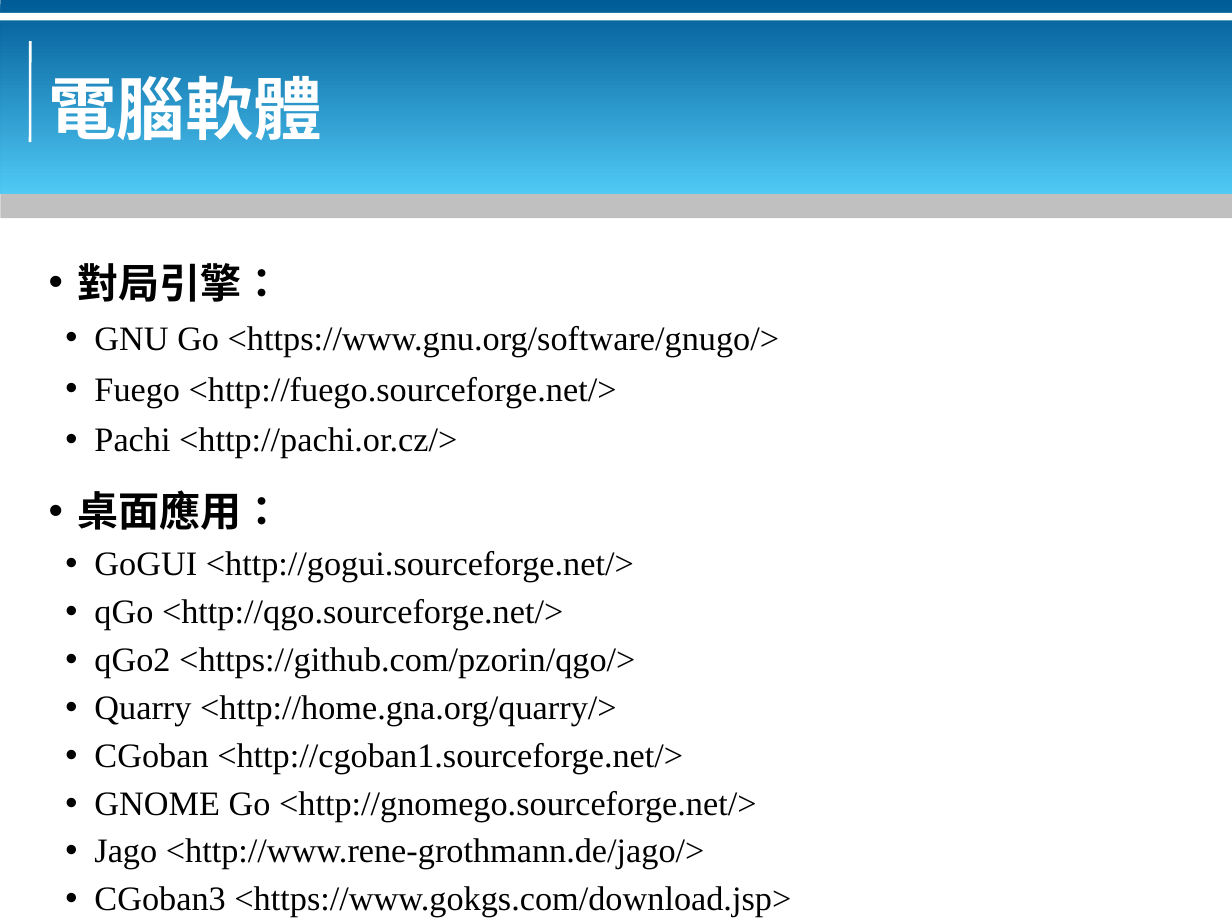
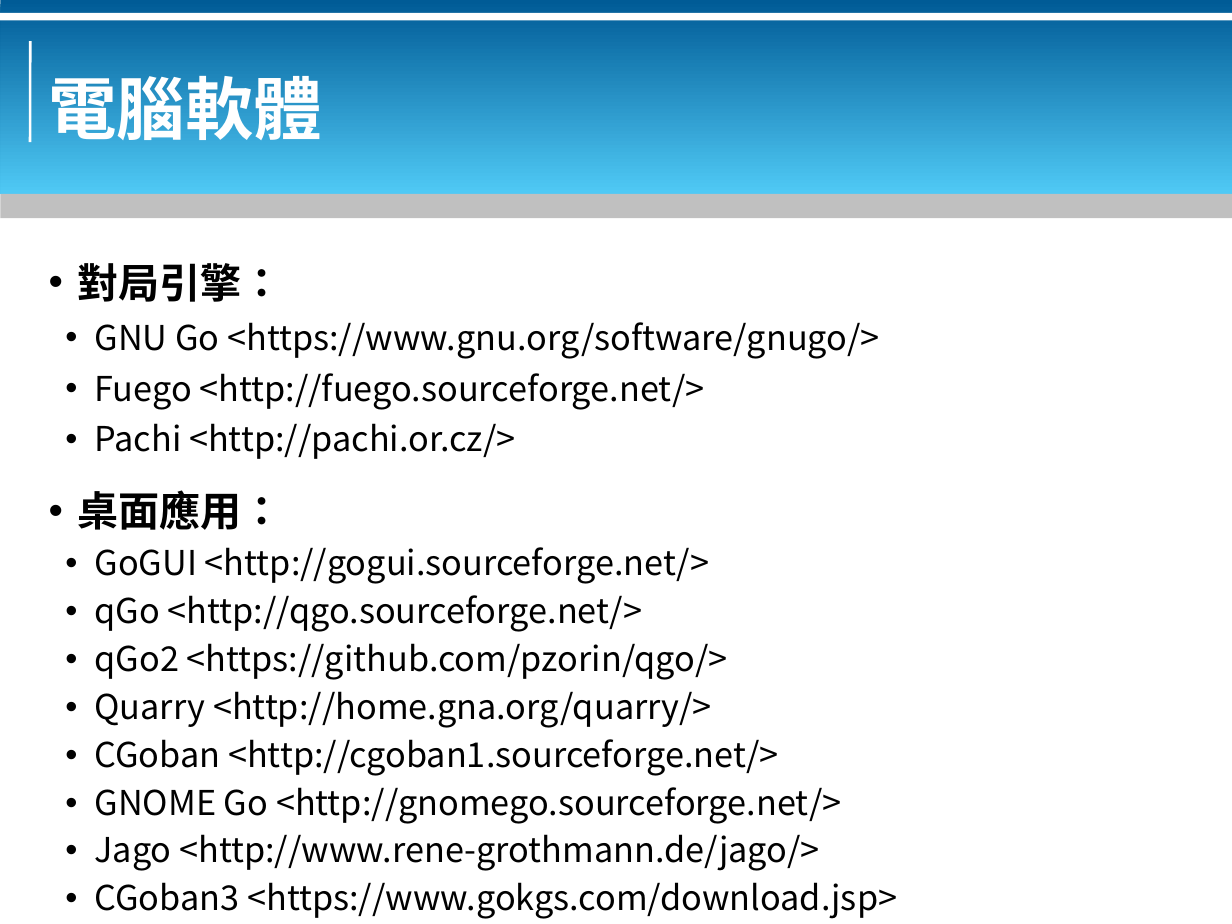
Before and after one commit to bluebat/.presentations, a slide deck: slide 6 of go-doorway.odp. Drawn at 1232x924 pixels with LibreOffice and Linux fonts; fonts in the diff are those of the drawing; background and template pictures are left out. Boxes give left, top, right and bottom in pixels: in the first picture for what was removed or moved away, otherwise in the second. Text is boxed around its words. In the diff, an @@ line names an element or a change of style, - is before the commit and + after.

```diff
--- a/go-doorway.odp
+++ b/go-doorway.odp
@@ text "對局引擎：" at bbox=[78, 263, 897, 919]: font Times New Roman to Noto Sans CJK SC @@
```
Also in this commit, not shown: 5 other slides changed, 2 other files.
